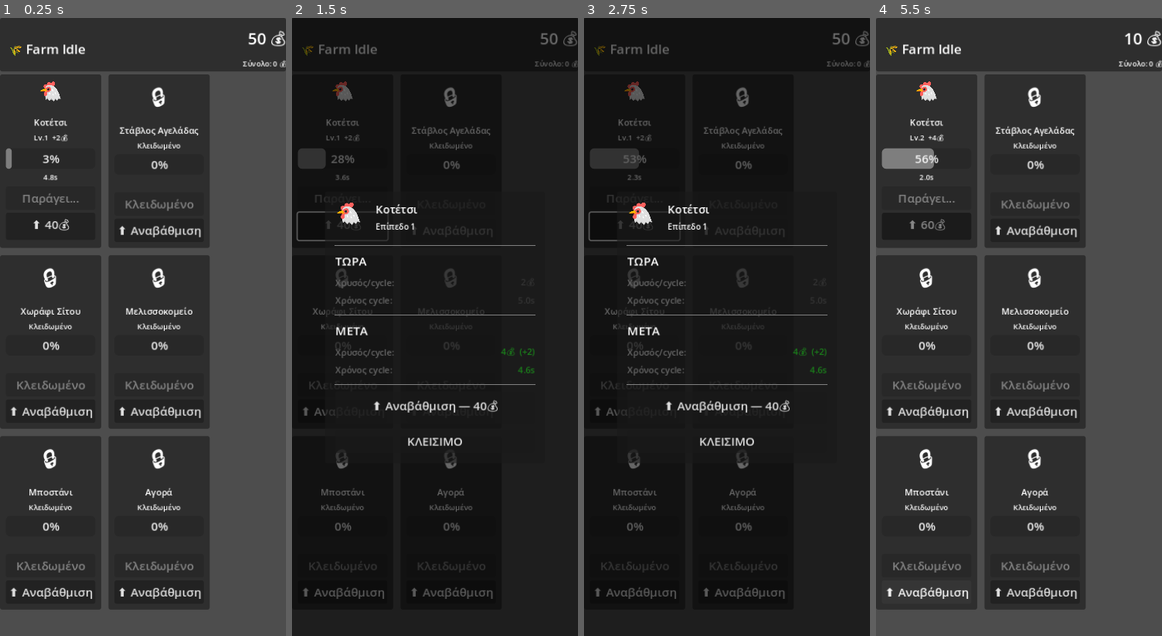
Above: before the commit, frames 1-4 (left to right).
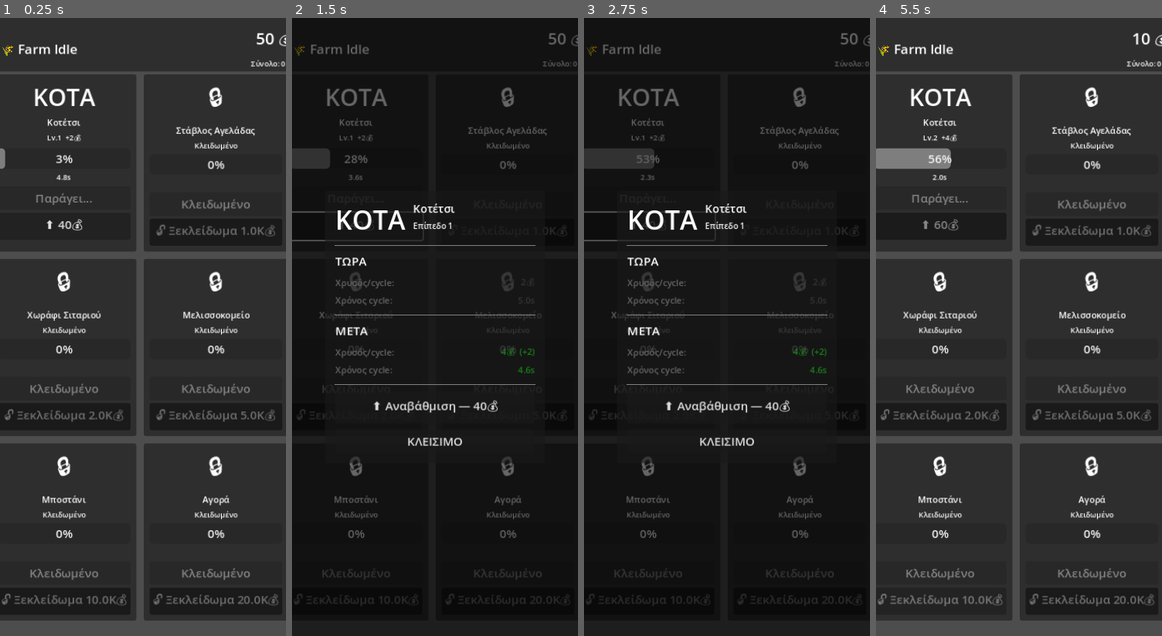
Above: after the commit, the same moments.

Repository: Nsymeon/FarmIdle
Game: Godot game, scene res://scenes/Main.tscn
Same seed, same stepped clock (60 frames per second), same inputs: the game is played once before the commit and once after it.
Inputs (mouse positions are in pixels of both pictures, inside the frame that each line leads up to):
- Up to frame 1 (0.25 s): no input
- Up to frame 2 (1.5 s): click "⬆ 40💰" at 0.5 s; click (452, 228) at 1.25 s, where only the run before the commit has a clickable "⬆ Αναβάθμιση"
- Up to frame 3 (2.75 s): click (801, 234) at 2 s, where only the run after the commit has a clickable "🔓 Ξεκλείδωμα 1.0K💰"
- Up to frame 4 (5.5 s): click (938, 419) at 2.75 s, where only the run after the commit has a clickable "🔓 Ξεκλείδωμα 2.0K💰"; click "⬆ 60💰" at 3.5 s; click (1093, 419) at 4.25 s, where only the run after the commit has a clickable "🔓 Ξεκλείδωμα 5.0K💰"; click (938, 598) at 5 s, where only the run after the commit has a clickable "🔓 Ξεκλείδωμα 10.0K💰"

The runs differ from the first frame. In frame 1, 37% of the frame differs, in the area x 0-100%, y 0-98%; in frame 2, 4.7%; in frame 3, 4.8%; in frame 4, 37%.
Error before the commit: Invalid call. Nonexistent function '_fmt_number' in base 'Node (GameState.gd)'. (res://scripts/Building.gd:45)

Commit message:
Fix GameState - unlock system, fmt_number, Σιταριού

Diff:
--- a/scripts/GameState.gd
+++ b/scripts/GameState.gd
@@ -12,37 +12,37 @@
 
 var buildings: Array = [
 	{
-		"id": 0, "name": "Κοτέτσι", "icon_text": "🐔",
+		"id": 0, "name": "Κοτέτσι", "icon_text": "KOTA",
 		"level": 1, "base_gold": 2, "cycle_ms": 5000.0,
 		"base_cost": 40, "ready": 0, "progress_ms": 0.0,
 		"unlocked": true, "unlock_cost": 0
 	},
 	{
-		"id": 1, "name": "Στάβλος Αγελάδας", "icon_text": "🐄",
+		"id": 1, "name": "Στάβλος Αγελάδας", "icon_text": "AGEL",
 		"level": 1, "base_gold": 5, "cycle_ms": 10000.0,
 		"base_cost": 100, "ready": 0, "progress_ms": 0.0,
 		"unlocked": false, "unlock_cost": 1000
 	},
 	{
-		"id": 2, "name": "Χωράφι Σίτου", "icon_text": "🌾",
+		"id": 2, "name": "Χωράφι Σιταριού", "icon_text": "SITO",
 		"level": 1, "base_gold": 3, "cycle_ms": 7000.0,
 		"base_cost": 70, "ready": 0, "progress_ms": 0.0,
 		"unlocked": false, "unlock_cost": 2000
 	},
 	{
-		"id": 3, "name": "Μελισσοκομείο", "icon_text": "🍯",
+		"id": 3, "name": "Μελισσοκομείο", "icon_text": "MELI",
 		"level": 1, "base_gold": 8, "cycle_ms": 15000.0,
 		"base_cost": 150, "ready": 0, "progress_ms": 0.0,
 		"unlocked": false, "unlock_cost": 5000
 	},
 	{
-		"id": 4, "name": "Μποστάνι", "icon_text": "🫐",
+		"id": 4, "name": "Μποστάνι", "icon_text": "MPOS",
 		"level": 1, "base_gold": 1, "cycle_ms": 3000.0,
 		"base_cost": 25, "ready": 0, "progress_ms": 0.0,
 		"unlocked": false, "unlock_cost": 10000
 	},
 	{
-		"id": 5, "name": "Αγορά", "icon_text": "🏪",
+		"id": 5, "name": "Αγορά", "icon_text": "AGORA",
 		"level": 1, "base_gold": 15, "cycle_ms": 20000.0,
 		"base_cost": 200, "ready": 0, "progress_ms": 0.0,
 		"unlocked": false, "unlock_cost": 20000
@@ -66,6 +66,11 @@
 	if sec >= 60.0:
 		return "%.1fm" % (sec / 60.0)
 	return "%.1fs" % sec
+
+func _fmt_number(n: float) -> String:
+	if n >= 1_000_000: return "%.1fM" % (n / 1_000_000.0)
+	if n >= 1_000:     return "%.1fK" % (n / 1_000.0)
+	return str(int(n))
 
 func collect(building_id: int) -> int:
 	var b = buildings[building_id]
@@ -113,6 +118,8 @@
 		return
 	var offline_sec = clamp(float(current_time - last_save_time), 0.0, 4.0 * 3600.0)
 	for b in buildings:
+		if not b.unlocked:
+			continue
 		var cycle_ms = cycle_time_sec(b) * 1000.0
 		var total_ms = b.progress_ms + (offline_sec * 1000.0)
 		var cycles_done = min(int(total_ms / cycle_ms), MAX_READY - b.ready)
@@ -150,8 +157,7 @@
 		buildings[i].level       = int(saved[i].get("level", 1))
 		buildings[i].ready       = int(saved[i].get("ready", 0))
 		buildings[i].progress_ms = float(saved[i].get("progress_ms", 0.0))
-		buildings[i].unlocked = bool(saved[i].get("unlocked", i == 0))
-		buildings[i].unlock_cost = int(saved[i].get("unlock_cost", buildings[i].unlock_cost))
+		buildings[i].unlocked    = bool(saved[i].get("unlocked", i == 0))
 
 func _notification(what: int):
 	if what == NOTIFICATION_APPLICATION_PAUSED:
